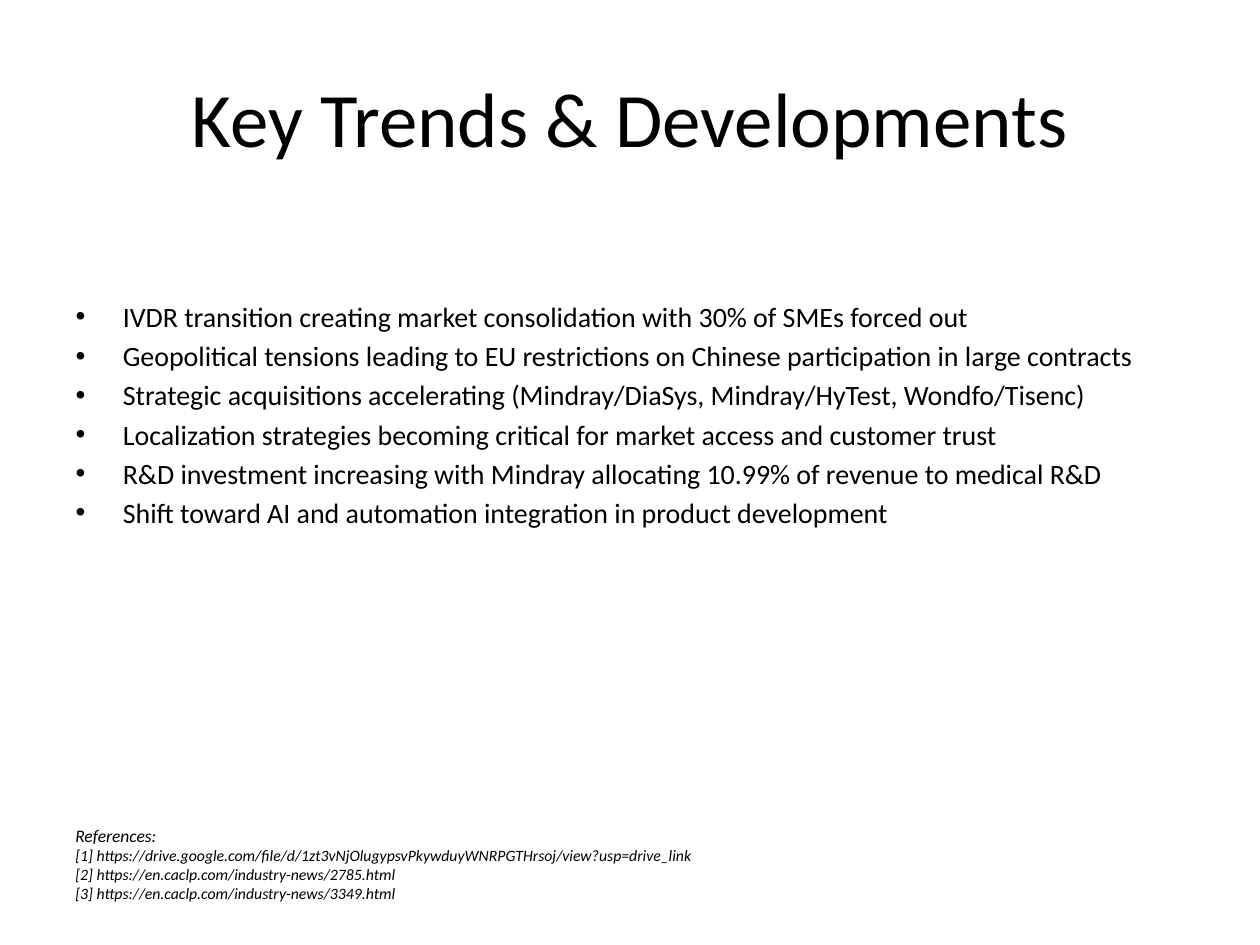
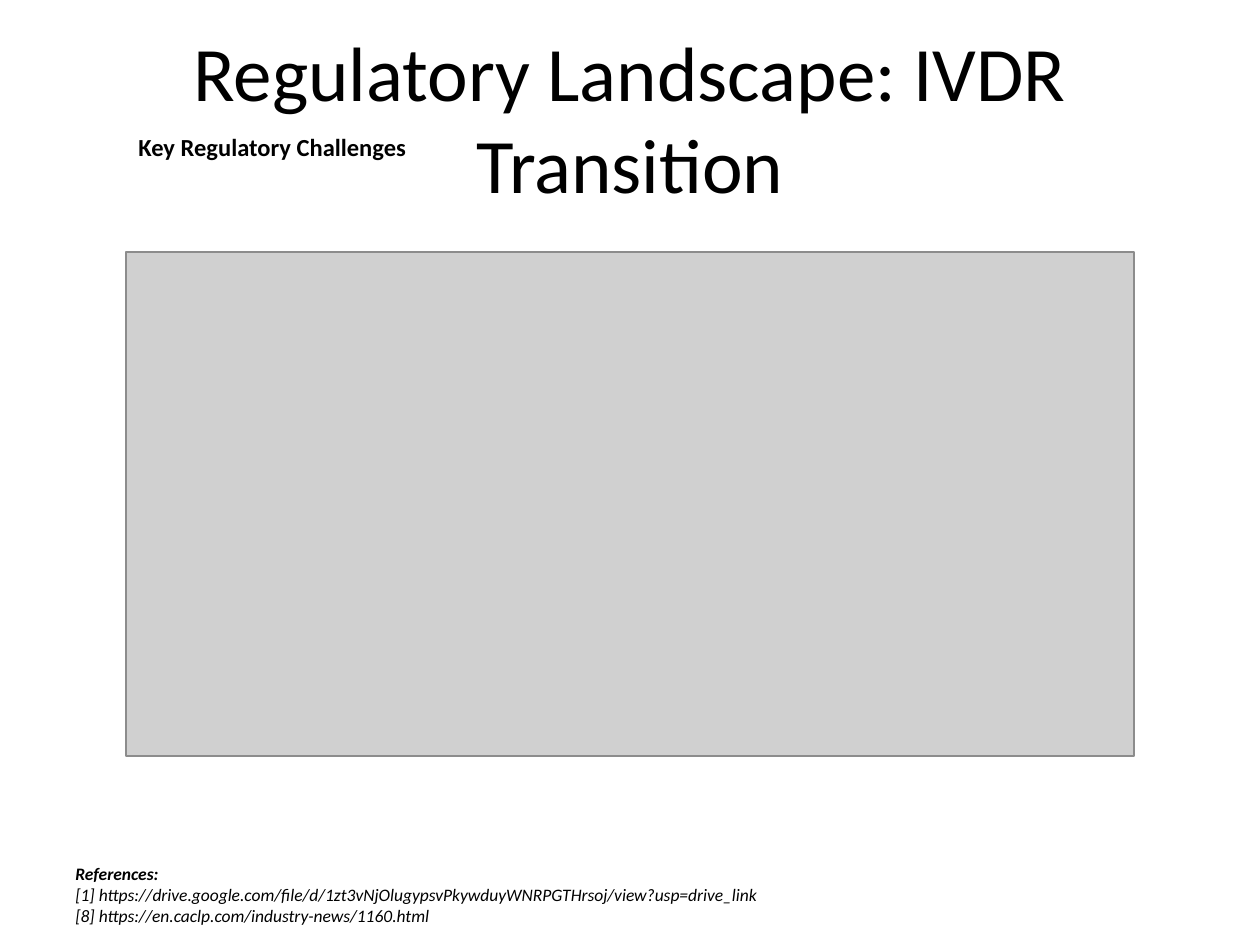
Before and after one commit to mariswarycharan/Desk_Research_Automation, a slide deck: slide 5 of ppts/european_ivd_market_analysis.pptx. Drawn at 1260x945 pixels with LibreOffice and Linux fonts; fonts in the diff are those of the drawing; grey boxes stand for pictures. Boxes give left, top, right and bottom in pixels: in the first picture for what was removed or moved away, otherwise in the second. Text is boxed around its words. In the diff, an @@ line names an element or a change of style, - is before the commit and + after.

```diff
--- a/ppts/european_ivd_market_analysis.pptx
+++ b/ppts/european_ivd_market_analysis.pptx
@@ title at (193, 47, 1065, 194): text changed @@
-Key Trends & Developments
+Regulatory Landscape: IVDR Transition
@@ text added at (138, 138, 406, 160), 14 pt, text #000000, bold @@
+Key Regulatory Challenges
@@ picture added at (126, 252, 1134, 756) @@
@@ text removed at (123, 307, 1132, 528) @@
-• IVDR transition creating market consolidation with 30% of SMEs forced out
-• Geopolitical tensions leading to EU restrictions on Chinese participation in large contracts
-• Strategic acquisitions accelerating (Mindray/DiaSys, Mindray/HyTest, Wondfo/Tisenc)
-• Localization strategies becoming critical for market access and customer trust
-• R&D investment increasing with Mindray allocating 10.99% of revenue to medical R&D
-• Shift toward AI and automation integration in product development
@@ text at (75, 868, 757, 904): bold on in "References:"; size 9 to 10 pt in "[1] https://drive.google.com/file/d/1zt3vNjOlugypsvPkywduyWN ..." @@
@@ text at (75, 909, 429, 925): text changed; size 9 to 10 pt @@
-[2] https://en.caclp.com/industry-news/2785.html
-[3] https://en.caclp.com/industry-news/3349.html
+[8] https://en.caclp.com/industry-news/1160.html
```
Also in this commit, not shown: 8 other slides changed, 6 slides added, 6 slides removed, 10 other files.
